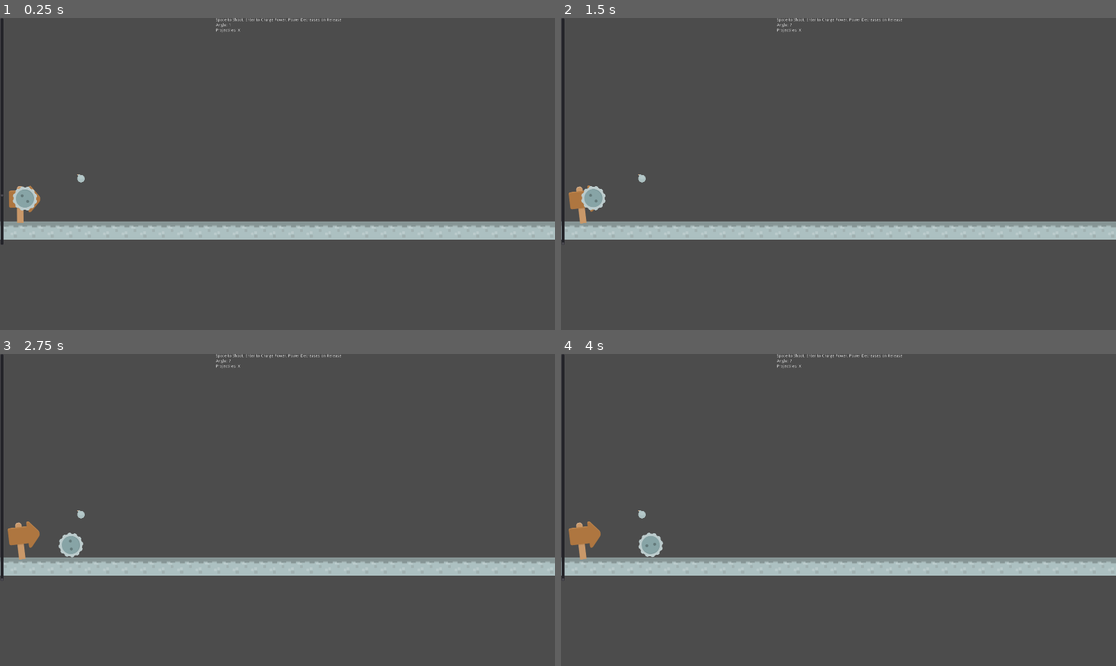
Above: before the commit, frames 1-4 (two rows, left to right).
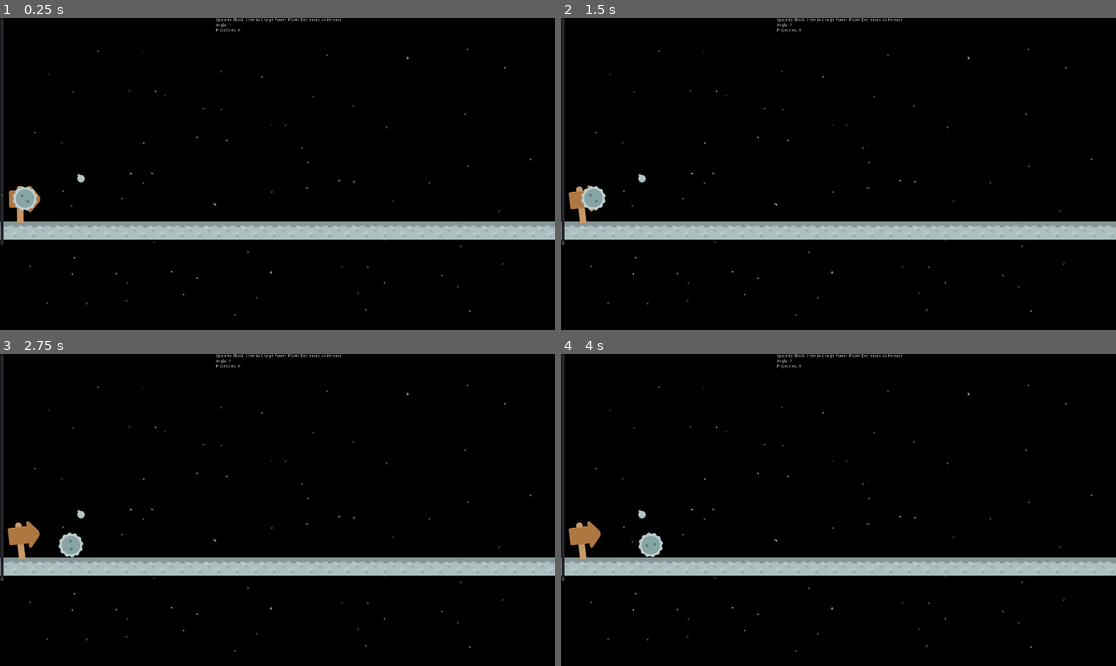
Above: after the commit, the same moments.

Repository: PandorasGit/P1-paroberts
Game: Godot game, scene res://World/World.tscn
Same seed, same stepped clock (60 frames per second), same inputs: the game is played once before the commit and once after it.
Inputs:
- Up to frame 1 (0.25 s): no input
- Up to frame 2 (1.5 s): tap Enter (adjustPower) at 0.5 s; hold Enter (adjustPower) 0.53-1.28 s; tap Space (launch) at 1.25, 1.35 s
- Up to frame 3 (2.75 s): hold Enter (adjustPower) from 2.03 s (still down)
- Up to frame 4 (4 s): release Enter (adjustPower) at 2.78 s; tap Space (launch) at 2.85 s; hold Enter (adjustPower) from 3.53 s (still down)

The runs differ from the first frame. In frame 1, 93% of the frame differs, in the area x 0-100%, y 0-100%; in frame 2, 93%; in frame 3, 93%; in frame 4, 93%.

Commit message:
Add Background Image

Diff:
--- a/Project/World/World.tscn
+++ b/Project/World/World.tscn
@@ -6,6 +6,7 @@
 [ext_resource path="res://Target/Target.tscn" type="PackedScene" id=4]
 [ext_resource path="res://World/World.gd" type="Script" id=5]
 [ext_resource path="res://SoundPlayer/SoundPlayer.tscn" type="PackedScene" id=6]
+[ext_resource path="res://World/sky_background.png" type="Texture" id=7]
 
 [sub_resource type="ConvexPolygonShape2D" id=1]
 points = PoolVector2Array( 128, 128, 0, 128, 0, 0, 128, 0 )
@@ -36,6 +37,10 @@
 [node name="World" type="Node2D"]
 script = ExtResource( 5 )
 
+[node name="SkyBackground" type="Sprite" parent="."]
+position = Vector2( 960, 540 )
+texture = ExtResource( 7 )
+
 [node name="TileMap" type="TileMap" parent="."]
 scale = Vector2( 0.5, 0.5 )
 tile_set = SubResource( 2 )
Not shown: 1 places in Project/World/World.tscn that only renumber resources
Binary file added: Project/World/sky_background.png
Not shown, added: Project/World/sky_background.png.import
Not shown, changed: README.md
